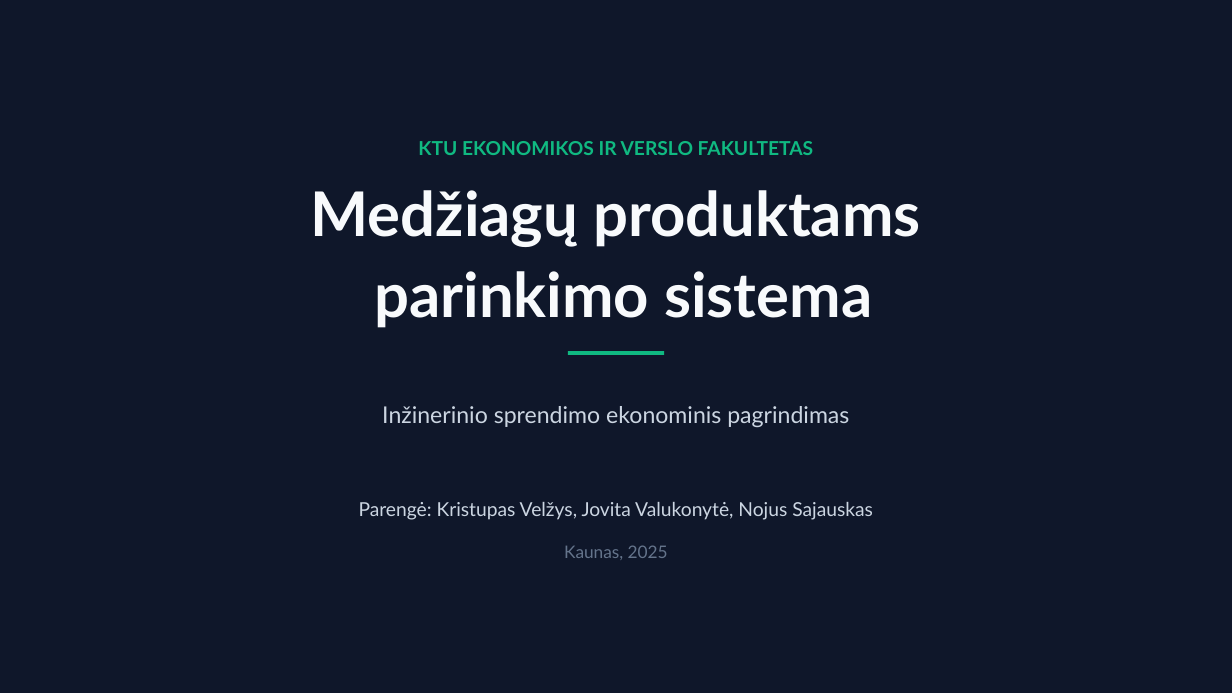
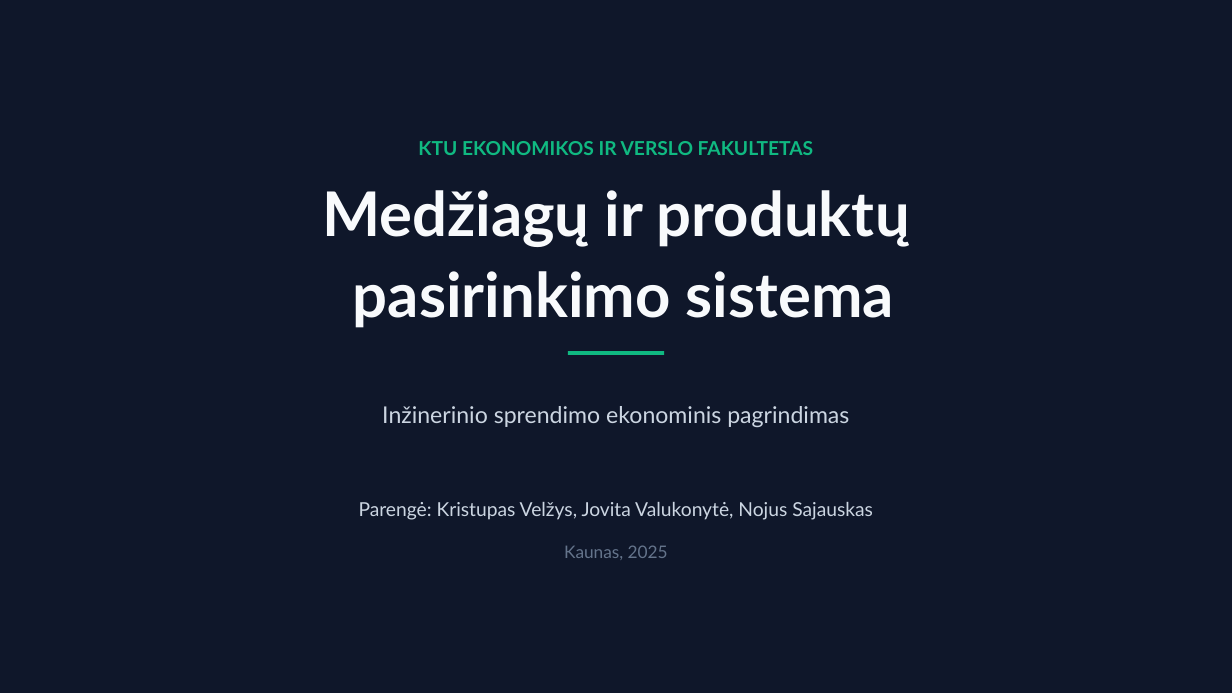
Before and after one commit to nojux-official/nojux-official.github.io, a slide deck: slide 1 of skaidres.pptx. Drawn at 1232x693 pixels with LibreOffice and Linux fonts; fonts in the diff are those of the drawing; background and template pictures are left out. Boxes give left, top, right and bottom in pixels: in the first picture for what was removed or moved away, otherwise in the second. Text is boxed around its words. In the diff, an @@ line names an element or a change of style, - is before the commit and + after.

```diff
--- a/skaidres.pptx
+++ b/skaidres.pptx
@@ text at [322,190,910,328]: text changed @@
-Medžiagų produktams
-parinkimo sistema
+Medžiagų ir produktų
+pasirinkimo sistema
```
Also in this commit, not shown: 2 other slides changed, 1 other file.
